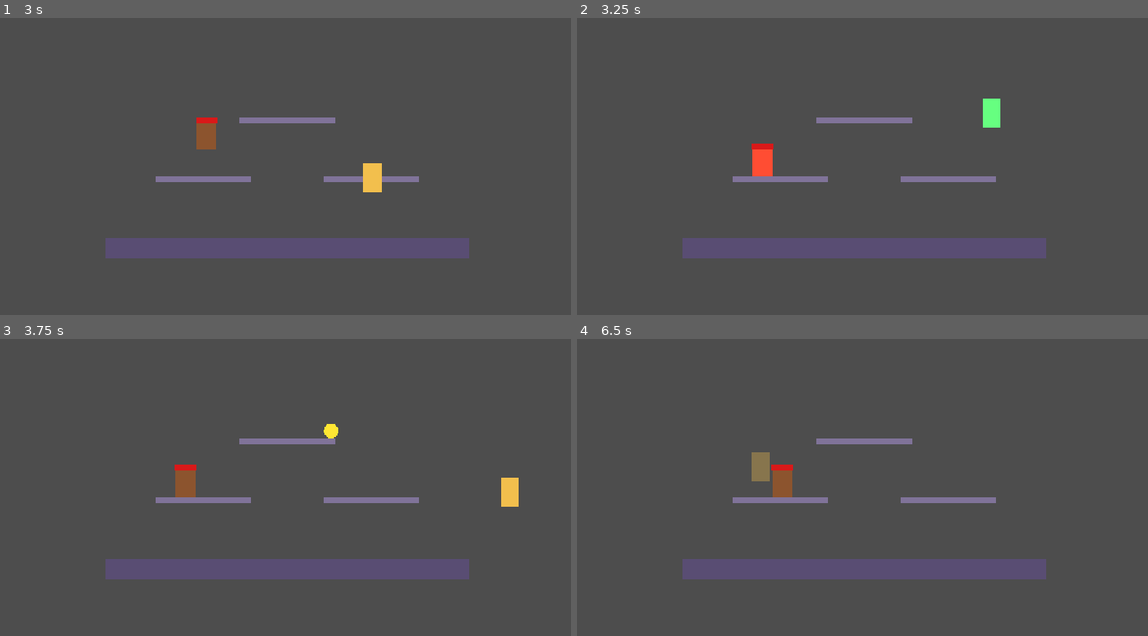
Above: before the commit, frames 1-4 (two rows, left to right).
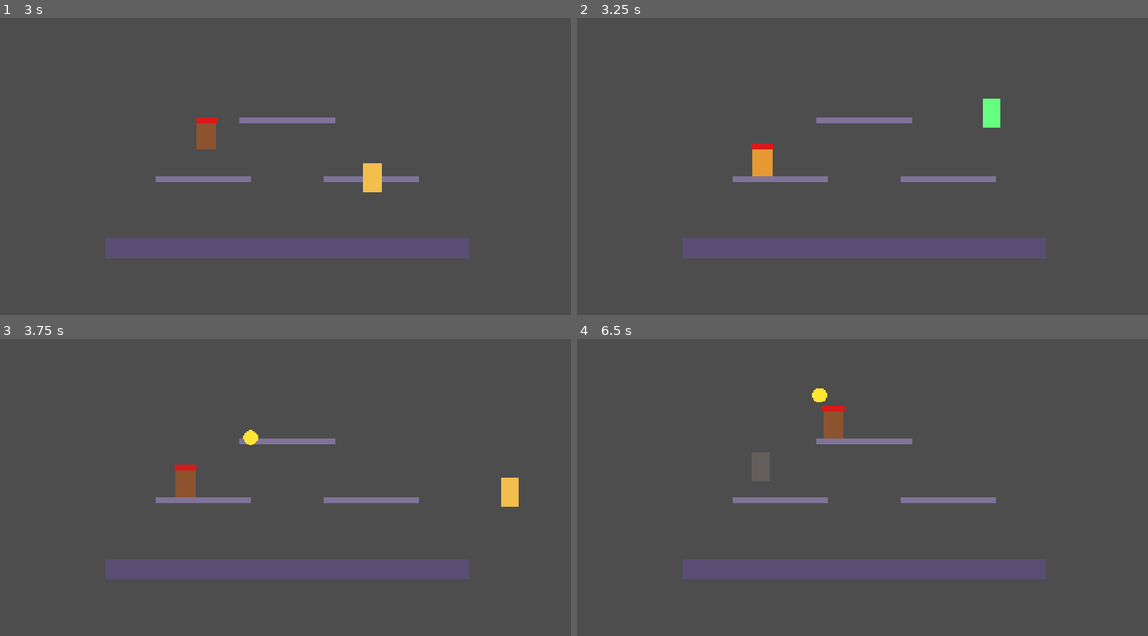
Above: after the commit, the same moments.

Repository: Serial-Developer/banana-catch
Game: Godot game, scene res://scenes/partie.tscn
Same seed, same stepped clock (60 frames per second), same inputs: the game is played once before the commit and once after it.
Inputs (mouse positions are in pixels of both pictures, inside the frame that each line leads up to):
- Up to frame 1 (3 s): tap Enter at 0.5 s; move the mouse to (416, 148) at 0.52 s; hold Right (move_right) 0.53-2.03 s; tap J (catch) at 0.6, 1.35, 2.3 s; click (416, 148) at 0.67 s; tap Up (jump) at 0.77, 1.52 s; move the mouse to (171, 181) at 1.27 s; move the mouse to (348, 92) at 2.02 s; hold Left (move_left) 2.03-2.78 s; tap K (dash) at 2.1 s; move the mouse to (256, 228) at 2.77 s; hold Right (move_right) from 2.78 s (still down); tap Space at 2.85 s; click (256, 228) at 2.92 s
- Up to frame 2 (3.25 s): keep holding Right (move_right); tap Up (jump) at 3.02 s; tap J (catch) at 3.05 s
- Up to frame 3 (3.75 s): keep holding Right (move_right); move the mouse to (462, 535) at 3.52 s; tap X at 3.6 s
- Up to frame 4 (6.5 s): tap Up (jump) at 3.77, 4.52, 6.02 s; tap J (catch) every 0.75 s from 3.8 to 6.05 s; tap Escape (pause) at 4.15 s; move the mouse to (691, 437) at 4.27 s; release Right (move_right) at 4.28 s; hold Left (move_left) 4.28-5.03 s; tap C at 4.35 s; move the mouse to (891, 484) at 5.02 s; hold Right (move_right) 5.03-5.78 s; tap Shift at 5.1 s; click (891, 484) at 5.17 s; move the mouse to (776, 404) at 5.77 s; hold Left (move_left) from 5.78 s (still down); tap P at 5.85 s

Frame 1 is identical in both runs. In frame 2, 0.3% of the frame differs, in the area x 30-35%, y 44-54%; in frame 3, 0.2%; in frame 4, 1.2%, in the area x 30-47%, y 16-54%.

Commit message:
05: Progression : Cadence, Bananes simultanées, mélange des Lancers
Co-Authored-By: Claude Opus 5.5 <noreply@anthropic.com>

Diff:
--- /dev/null
+++ b/src/palier.gd
@@ -0,0 +1,25 @@
+class_name Palier
+extends Resource
+## Un palier de progression : à partir d'un Score, la Cadence, le nombre de Bananes en vol et le mélange des Lancers.
+
+@export var score_min: int = 0
+## Pause du Singe entre la fin d'un Lancer et la décision suivante.
+@export var intervalle: float = 1.4
+@export var bananes_max: int = 1
+## Nombre de Lancers enchaînés depuis une même position avant que le Singe ne se déplace.
+@export var lancers_par_position: int = 1
+@export var poids_arc: float = 0.6
+@export var poids_tir_tendu: float = 0.2
+@export var poids_lob: float = 0.2
+
+
+static func creer(p_score_min: int, p_intervalle: float, p_bananes_max: int, p_lancers_par_position: int, p_arc: float, p_tir: float, p_lob: float) -> Palier:
+	var palier := Palier.new()
+	palier.score_min = p_score_min
+	palier.intervalle = p_intervalle
+	palier.bananes_max = p_bananes_max
+	palier.lancers_par_position = p_lancers_par_position
+	palier.poids_arc = p_arc
+	palier.poids_tir_tendu = p_tir
+	palier.poids_lob = p_lob
+	return palier
--- a/src/partie.gd
+++ b/src/partie.gd
@@ -57,7 +57,8 @@
 	_singe.rng = _rng
 	_singe.actif = singe_actif
 	_singe.cible = func() -> Vector2: return _joueur.position + Vector2(0.0, -Joueur.TAILLE.y * 0.6)
-	_singe.peut_lancer = func() -> bool: return _bananes.size() < reglages.bananes_max_en_vol
+	_singe.peut_lancer = func() -> bool: return _bananes.size() < reglages.palier(_score).bananes_max
+	_singe.score = score
 	_singe.lance.connect(forcer_lancer)
 	add_child(_singe)
 
--- a/src/reglages.gd
+++ b/src/reglages.gd
@@ -42,14 +42,35 @@
 
 @export_group("Singe")
 @export var singe_vitesse: float = 320.0
-## Pause entre la fin d'un Lancer et la décision suivante.
-@export var intervalle_lancers: float = 1.4
-## Nombre maximal de Bananes en vol (le Singe attend s'il est atteint).
-@export var bananes_max_en_vol: int = 1
-## Probabilités relatives de chaque type de Lancer.
-@export var poids_arc: float = 0.5
-@export var poids_tir_tendu: float = 0.25
-@export var poids_lob: float = 0.25
+
+
+@export_group("Progression")
+## Paliers triés par Score croissant ; le dernier atteint s'applique.
+@export var paliers: Array[Palier] = [
+	Palier.creer(0, 1.4, 1, 1, 0.7, 0.15, 0.15),
+	Palier.creer(10, 1.0, 2, 2, 0.5, 0.25, 0.25),
+	Palier.creer(25, 0.45, 3, 3, 0.34, 0.33, 0.33),
+]
+## Au-delà du dernier palier, l'intervalle diminue de cette valeur par Attrape, jusqu'au plancher.
+@export var reduction_intervalle_par_attrape: float = 0.02
+@export var intervalle_plancher: float = 0.2
+
+
+func palier(score: int) -> Palier:
+	var courant: Palier = paliers[0]
+	for p: Palier in paliers:
+		if score >= p.score_min:
+			courant = p
+	return courant
+
+
+## Cadence : pause du Singe entre deux Lancers pour ce Score.
+func intervalle_lancers(score: int) -> float:
+	var p: Palier = palier(score)
+	if p != paliers[-1]:
+		return p.intervalle
+	var reduction: float = (score - p.score_min) * reduction_intervalle_par_attrape
+	return maxf(p.intervalle - reduction, intervalle_plancher)
 
 @export_group("Lancers")
 @export var duree_elan_arc: float = 0.4
--- a/src/singe.gd
+++ b/src/singe.gd
@@ -16,6 +16,8 @@
 var cible: Callable
 ## Renvoie vrai si une nouvelle Banane peut être lancée.
 var peut_lancer: Callable
+## Renvoie le Score courant (règle la Cadence et le mélange des Lancers).
+var score: Callable
 var actif: bool = true
 
 var _etat: Etat = Etat.ATTENTE
@@ -26,11 +28,12 @@
 var _hauteur_saut: float = 0.0
 var _type: Lancer.Type = Lancer.Type.ARC
 var _orientation: float = -1.0
+var _lancers_restants_ici: int = 0
 
 
 func _ready() -> void:
 	position = POINT_DEPART
-	_attendre(reglages.intervalle_lancers)
+	_attendre(reglages.intervalle_lancers(score.call()))
 
 
 func etat() -> Etat:
@@ -48,7 +51,11 @@
 	match _etat:
 		Etat.ATTENTE:
 			if _temps >= _duree and peut_lancer.call():
-				_choisir_destination()
+				if _lancers_restants_ici > 0:
+					_preparer_lancer()
+				else:
+					_lancers_restants_ici = reglages.palier(score.call()).lancers_par_position
+					_choisir_destination()
 		Etat.DEPLACEMENT:
 			var s: float = clampf(_temps / _duree, 0.0, 1.0)
 			position = _depart.lerp(_arrivee, s) + Vector2(0.0, -_hauteur_saut * 4.0 * s * (1.0 - s))
@@ -58,7 +65,7 @@
 			_orientation = signf(cible.call().x - position.x)
 			if _temps >= _duree:
 				lance.emit(_calculer_lancer())
-				_attendre(reglages.intervalle_lancers)
+				_attendre(reglages.intervalle_lancers(score.call()))
 
 
 func _attendre(duree: float) -> void:
@@ -82,7 +89,9 @@
 
 
 func _preparer_lancer() -> void:
-	position = _arrivee
+	if _etat == Etat.DEPLACEMENT:
+		position = _arrivee
+	_lancers_restants_ici -= 1
 	_type = _tirer_type()
 	_etat = Etat.ELAN
 	_temps = 0.0
@@ -90,7 +99,8 @@
 
 
 func _tirer_type() -> Lancer.Type:
-	var poids: Array[float] = [reglages.poids_arc, reglages.poids_tir_tendu, reglages.poids_lob]
+	var palier: Palier = reglages.palier(score.call())
+	var poids: Array[float] = [palier.poids_arc, palier.poids_tir_tendu, palier.poids_lob]
 	var tirage: float = rng.randf() * (poids[0] + poids[1] + poids[2])
 	for type: int in poids.size():
 		if tirage < poids[type]:
--- a/tests/lib/suite_partie.gd
+++ b/tests/lib/suite_partie.gd
@@ -68,3 +68,14 @@
 	await attendre_que(func() -> bool: return absf(partie.joueur_position().x - x) < 12.0, 5.0)
 	relacher(action)
 	await secondes(0.3)
+
+
+## Fait marquer `n` Attrapes au Joueur, en lâchant chaque Banane dans sa Fenêtre d'attrape ouverte.
+func marquer(n: int) -> void:
+	for i: int in n:
+		presser("catch")
+		await images(1)
+		partie.forcer_lancer(Lancer.new(Lancer.Type.ARC, partie.joueur_position() + Vector2(0.0, -32.0), Vector2.ZERO))
+		await images(1)
+		relacher("catch")
+		await images(1)
--- /dev/null
+++ b/tests/unit/test_progression.gd
@@ -0,0 +1,64 @@
+extends "res://tests/lib/suite_partie.gd"
+## Ticket 05 : progression de la Cadence, des Bananes simultanées et du mélange des Lancers.
+
+const SCORE_ELEVE: int = 30
+
+
+## Partie avec le Singe actif ; le Joueur marque `score` Attrapes puis reste immobile pendant `duree_s`.
+## Renvoie {lancers: [type...], max_en_vol: int}.
+func _observer(score: int, duree_s: float, graine: int = 9) -> Dictionary:
+	var reglages := Reglages.new()
+	reglages.stocks_depart = 9999
+	nouvelle_partie(reglages, graine, 0, true)
+	await secondes(1.0)
+	await marquer(score)
+	if partie.score() != score:
+		push_error("le Score devrait valoir %d, obtenu %d" % [score, partie.score()])
+	var observe: Dictionary = {"lancers": [], "max_en_vol": 0}
+	partie.lancer.connect(func(type: Lancer.Type) -> void: observe.lancers.append(type))
+	for i: int in int(duree_s * 60.0):
+		await images(1)
+		observe.max_en_vol = maxi(observe.max_en_vol, partie.nombre_bananes_en_vol())
+	partie.queue_free()
+	await images(1)
+	return observe
+
+
+func test_la_cadence_est_plus_rapide_a_score_eleve() -> String:
+	var debut: Dictionary = await _observer(0, 40.0)
+	var eleve: Dictionary = await _observer(SCORE_ELEVE, 40.0)
+	if eleve.lancers.size() < debut.lancers.size() * 1.5:
+		return "il devrait y avoir bien plus de Lancers à Score élevé (Score 0 : %d, Score %d : %d)" % [debut.lancers.size(), SCORE_ELEVE, eleve.lancers.size()]
+	return ""
+
+
+func test_a_score_zero_il_n_y_a_jamais_plus_d_une_banane_en_vol() -> String:
+	var debut: Dictionary = await _observer(0, 40.0)
+	if debut.max_en_vol != 1:
+		return "au premier palier, une seule Banane en vol au maximum (observé : %d)" % debut.max_en_vol
+	return ""
+
+
+func test_au_dernier_palier_jusqu_a_trois_bananes_sont_en_vol_et_jamais_plus() -> String:
+	var eleve: Dictionary = await _observer(SCORE_ELEVE, 60.0)
+	if eleve.max_en_vol != 3:
+		return "au dernier palier, attendu 3 Bananes en vol au maximum (observé : %d)" % eleve.max_en_vol
+	return ""
+
+
+func _part_tirs_tendus_et_lobs(lancers: Array) -> float:
+	var nombre: int = 0
+	for type: Lancer.Type in lancers:
+		if type != Lancer.Type.ARC:
+			nombre += 1
+	return float(nombre) / maxf(lancers.size(), 1.0)
+
+
+func test_les_tirs_tendus_et_les_lobs_sont_plus_frequents_au_dernier_palier() -> String:
+	var debut: Dictionary = await _observer(0, 90.0, 21)
+	var eleve: Dictionary = await _observer(SCORE_ELEVE, 60.0, 21)
+	var part_debut: float = _part_tirs_tendus_et_lobs(debut.lancers)
+	var part_eleve: float = _part_tirs_tendus_et_lobs(eleve.lancers)
+	if part_eleve < part_debut + 0.15:
+		return "la part de Tirs tendus et de Lobs devrait augmenter (début %.2f, fin %.2f)" % [part_debut, part_eleve]
+	return ""
Not shown, added: src/palier.gd.uid
Not shown, added: tests/unit/test_progression.gd.uid
Not shown, changed: .scratch/banana-catch/issues/05-progression-cadence.md
Not shown, changed: GLOSSARY.md
